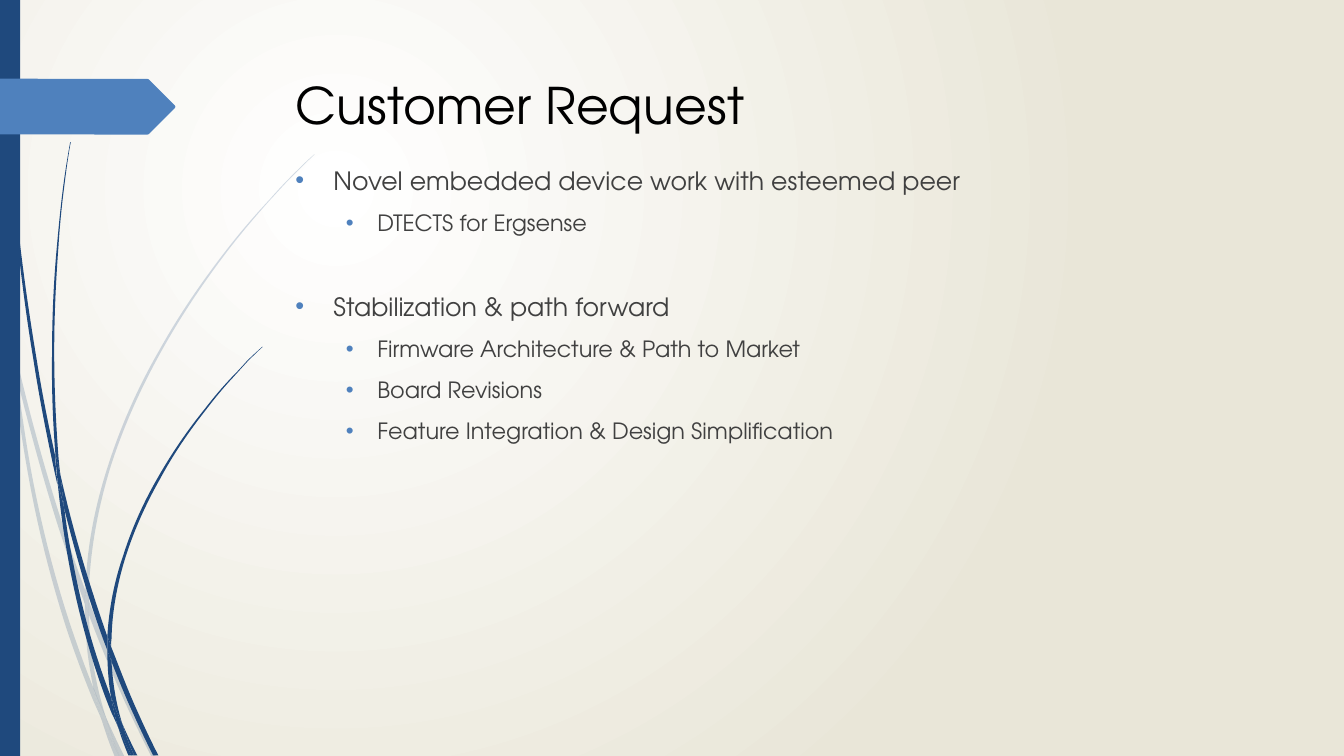
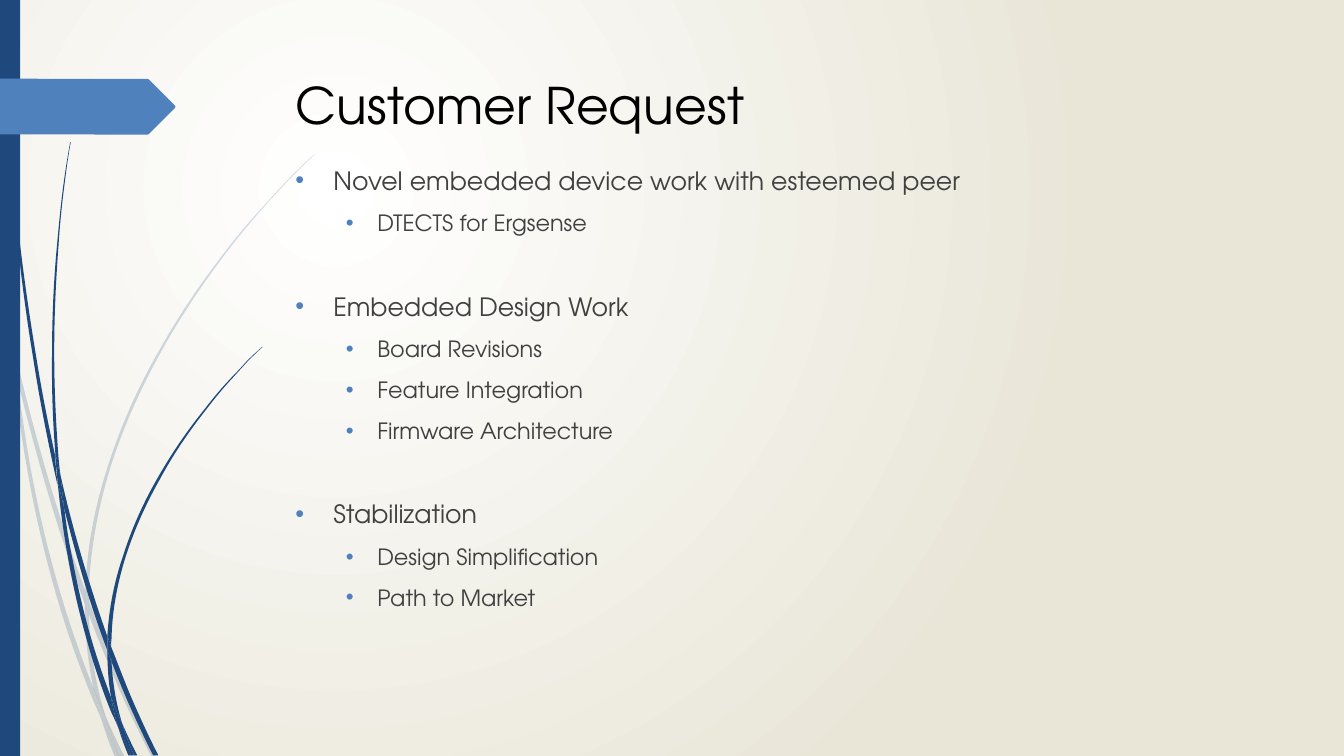
Before and after one commit to Jmr-Work/Pivotal_Presentation, a slide deck: slide 4 of Suppl/Pivotal Presentation - DTECTS.pptx. Drawn at 1344x756 pixels with LibreOffice and Linux fonts; fonts in the diff are those of the drawing. Boxes give left, top, right and bottom in pixels: in the first picture for what was removed or moved away, otherwise in the second. Text is boxed around its words. In the diff, an @@ line names an element or a change of style, - is before the commit and + after.

```diff
--- a/Suppl/Pivotal Presentation - DTECTS.pptx
+++ b/Suppl/Pivotal Presentation - DTECTS.pptx
@@ text at box(333, 297, 628, 322): text changed; size 16 to 18 pt @@
-• Stabilization & path forward
-  • Firmware Architecture & Path to Market
+• Embedded Design Work
@@ text at box(333, 381, 613, 607): text changed @@
-  • Feature Integration & Design Simplification
+  • Feature Integration
+  • Firmware Architecture
+• Stabilization
+  • Design Simplification
+  • Path to Market
```
Also in this commit, not shown: 2 other slides changed, 1 slide added.
